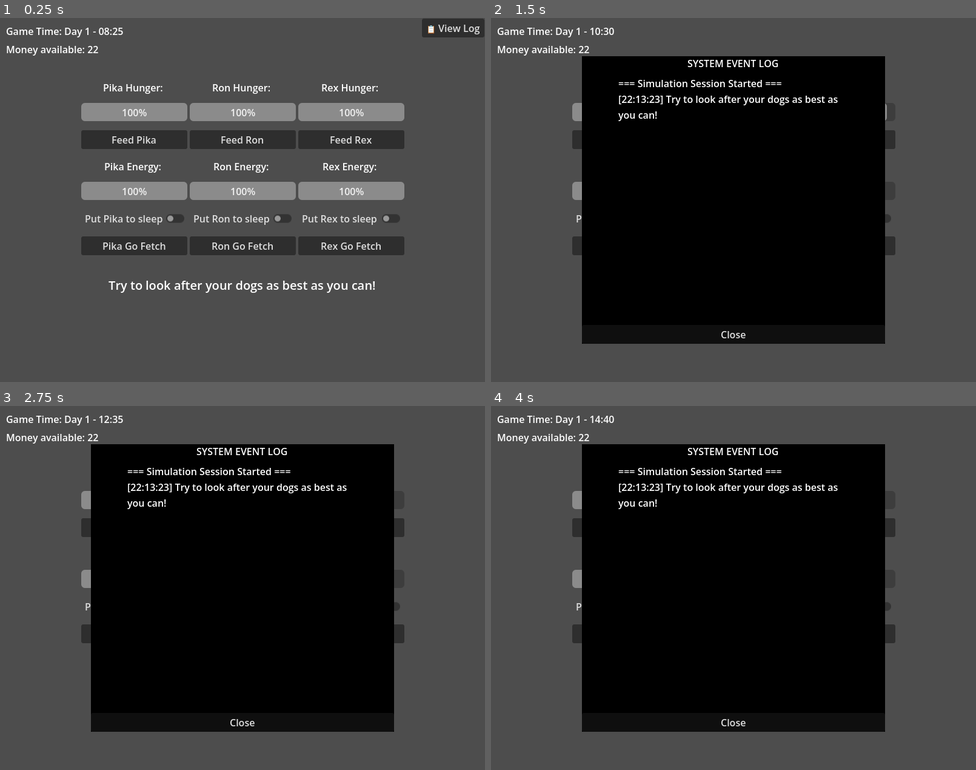
Above: before the commit, frames 1-4 (two rows, left to right).
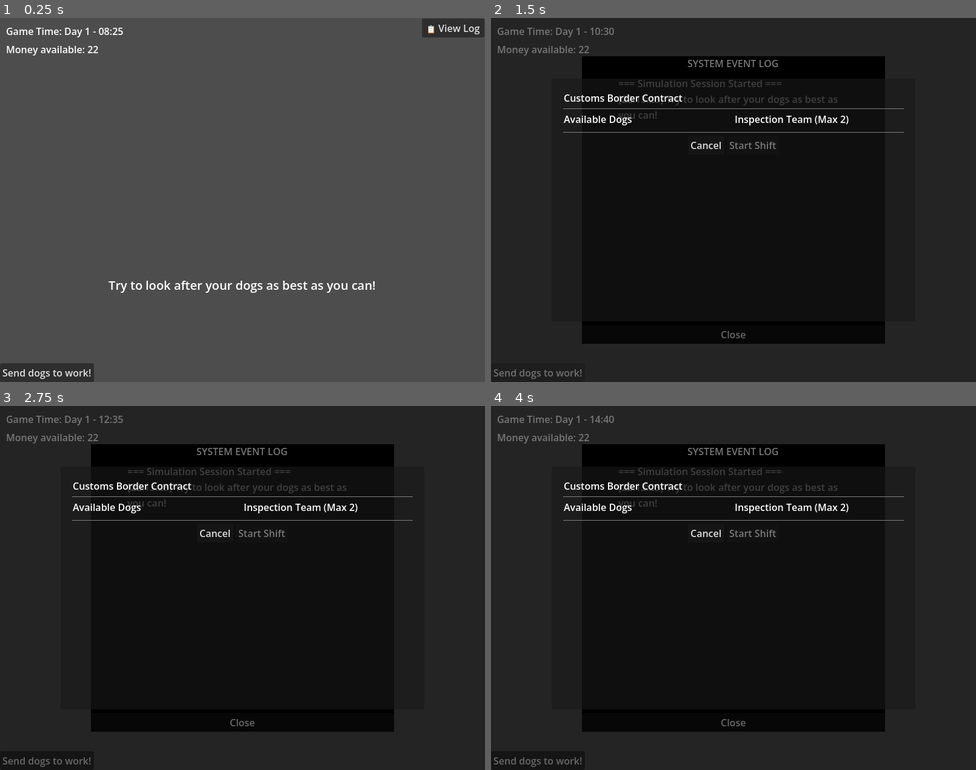
Above: after the commit, the same moments.

Repository: lukaMis/kennel-simulator
Game: Godot game, scene res://scenes/main.tscn
Two runs of this game, one before a commit and one after it. Both use one fixed random seed, a clock stepped at 60 frames per second and the inputs below.
Inputs (mouse positions are in pixels of both pictures, inside the frame that each line leads up to):
- Up to frame 1 (0.25 s): no input
- Up to frame 2 (1.5 s): click "📋 View Log" at 0.5 s; click (539, 371) at 1.25 s, where only the run after the commit has a clickable "Send dogs to work!"
- Up to frame 3 (2.75 s): click (135, 635) at 2 s, where only the run before the commit has a clickable "Pika Go Fetch"
- Up to frame 4 (4 s): click (626, 635) at 2.75 s, where only the run before the commit has a clickable "Pika Go Fetch"; click (733, 635) at 3.5 s, where only the run before the commit has a clickable "Ron Go Fetch"

The runs differ from the first frame. In frame 1, 15% of the frame differs, in the area x 0-84%, y 18-100%; in frame 2, 52%, in the area x 0-100%, y 0-100%; in frame 3, 52%; in frame 4, 52%.

Commit message:
working on customs mini game

Diff:
--- a/project.godot
+++ b/project.godot
@@ -17,7 +17,7 @@
 
 [autoload]
 
-GlobalState="*uid://drq0il4l50c1d"
+GlobalState="*uid://b0gvtb73beosj"
 TimeEngine="*uid://3j34aeiqdyq"
 
 [display]
--- a/scenes/customs_staging_modal.tscn
+++ b/scenes/customs_staging_modal.tscn
@@ -64,7 +64,9 @@
 size_flags_vertical = 3
 
 [node name="RosterList" type="VBoxContainer" parent="ModalPanel/MarginContainer/VBoxContainer/ContentSplit/LeftColumn/ScrollContainer" unique_id=962234618]
+custom_minimum_size = Vector2(175, 200)
 layout_mode = 2
+size_flags_vertical = 3
 
 [node name="RightColumn" type="VBoxContainer" parent="ModalPanel/MarginContainer/VBoxContainer/ContentSplit" unique_id=298975624]
 layout_mode = 2
--- /dev/null
+++ b/scenes/global_state.tscn
@@ -0,0 +1,11 @@
+[gd_scene format=3 uid="uid://b0gvtb73beosj"]
+
+[ext_resource type="Script" uid="uid://drq0il4l50c1d" path="res://scripts/global_state.gd" id="1_nvx4l"]
+[ext_resource type="Script" uid="uid://om7m07qj2rid" path="res://scripts/dog_resource.gd" id="2_6crnw"]
+[ext_resource type="Resource" uid="uid://d16mksddef2hp" path="res://dogs/dog_pika.tres" id="3_dvsu2"]
+[ext_resource type="Resource" uid="uid://cvejnhg2jd3n7" path="res://dogs/dog_ron.tres" id="4_m3iqb"]
+[ext_resource type="Resource" uid="uid://dmifi8ebbyes0" path="res://dogs/dog_rex.tres" id="5_sb3tv"]
+
+[node name="GlobalState" type="Node" unique_id=1243156716]
+script = ExtResource("1_nvx4l")
+starting_dogs = Array[ExtResource("2_6crnw")]([ExtResource("3_dvsu2"), ExtResource("4_m3iqb"), ExtResource("5_sb3tv")])
--- a/scenes/main.tscn
+++ b/scenes/main.tscn
@@ -2,15 +2,12 @@
 
 [ext_resource type="Script" uid="uid://dejq8rjpnnwa3" path="res://scripts/main.gd" id="1_0wfyh"]
 [ext_resource type="PackedScene" uid="uid://dh6w5q0wd3m03" path="res://scenes/dog_manager.tscn" id="2_tefeu"]
-[ext_resource type="Script" uid="uid://om7m07qj2rid" path="res://scripts/dog_resource.gd" id="3_choun"]
 [ext_resource type="PackedScene" uid="uid://bnwrn0w4t3egl" path="res://scenes/cash_ui.tscn" id="3_sugp2"]
 [ext_resource type="PackedScene" uid="uid://cy3ai5s8u0ecj" path="res://scenes/info_bar.tscn" id="4_jyhfs"]
-[ext_resource type="Resource" uid="uid://d16mksddef2hp" path="res://dogs/dog_pika.tres" id="4_ya4ey"]
-[ext_resource type="Resource" uid="uid://cvejnhg2jd3n7" path="res://dogs/dog_ron.tres" id="5_eb6dy"]
 [ext_resource type="PackedScene" uid="uid://b3gui258ct5wp" path="res://scenes/log_viewer.tscn" id="5_tbgi4"]
-[ext_resource type="Resource" uid="uid://dmifi8ebbyes0" path="res://dogs/dog_rex.tres" id="6_trceg"]
 [ext_resource type="PackedScene" uid="uid://73n8b5xknedp" path="res://scenes/game_time_display.tscn" id="10_choun"]
 [ext_resource type="PackedScene" uid="uid://bvlsgluajwywe" path="res://scenes/day_summary_ui.tscn" id="11_ya4ey"]
+[ext_resource type="PackedScene" uid="uid://ducgn8p15ewwv" path="res://scenes/customs_staging_modal.tscn" id="12_trceg"]
 
 [node name="Main" type="Node" unique_id=782063]
 script = ExtResource("1_0wfyh")
@@ -25,15 +22,16 @@
 offset_bottom = 140.0
 grow_horizontal = 2
 alignment = 1
-array_of_dogs = Array[ExtResource("3_choun")]([ExtResource("4_ya4ey"), ExtResource("5_eb6dy"), ExtResource("6_trceg")])
 
-[node name="CashUI" parent="." unique_id=214257894 instance=ExtResource("3_sugp2")]
+[node name="UILayer" type="CanvasLayer" parent="." unique_id=1354526797]
+
+[node name="CashUI" parent="UILayer" unique_id=214257894 instance=ExtResource("3_sugp2")]
 offset_left = 10.0
 offset_top = 40.0
 offset_right = 170.0
 offset_bottom = 65.0
 
-[node name="InfoBar" parent="." unique_id=774993481 instance=ExtResource("4_jyhfs")]
+[node name="InfoBar" parent="UILayer" unique_id=774993481 instance=ExtResource("4_jyhfs")]
 custom_minimum_size = Vector2(800, 30)
 anchors_preset = 5
 anchor_left = 0.5
@@ -44,7 +42,7 @@
 offset_bottom = 456.0
 grow_horizontal = 2
 
-[node name="LogViewer" parent="." unique_id=873212913 instance=ExtResource("5_tbgi4")]
+[node name="LogViewer" parent="UILayer" unique_id=873212913 instance=ExtResource("5_tbgi4")]
 anchors_preset = 15
 anchor_left = 0.0
 anchor_top = 0.0
@@ -52,13 +50,13 @@
 anchor_bottom = 1.0
 mouse_filter = 2
 
-[node name="ModalPanel" parent="LogViewer" index="0" unique_id=1728552694]
+[node name="ModalPanel" parent="UILayer/LogViewer" index="0" unique_id=1728552694]
 offset_right = 250.0
 
-[node name="VBoxContainer" parent="LogViewer/ModalPanel" index="0" unique_id=1486800141]
+[node name="VBoxContainer" parent="UILayer/LogViewer/ModalPanel" index="0" unique_id=1486800141]
 theme_override_constants/separation = 10
 
-[node name="ButtonLogOpen" parent="LogViewer" index="1" unique_id=1471355034]
+[node name="ButtonLogOpen" parent="UILayer/LogViewer" index="1" unique_id=1471355034]
 anchors_preset = 1
 anchor_left = 1.0
 anchor_right = 1.0
@@ -68,12 +66,23 @@
 offset_bottom = 32.0
 grow_horizontal = 0
 
-[node name="GameTimeDisplay" parent="." unique_id=1332994588 instance=ExtResource("10_choun")]
+[node name="GameTimeDisplay" parent="UILayer" unique_id=1332994588 instance=ExtResource("10_choun")]
 offset_left = 10.0
 offset_top = 10.0
 offset_right = 50.0
 offset_bottom = 50.0
 
-[node name="DaySummaryUI" parent="." unique_id=1315909635 instance=ExtResource("11_ya4ey")]
+[node name="DaySummaryUI" parent="UILayer" unique_id=1315909635 instance=ExtResource("11_ya4ey")]
 
-[editable path="LogViewer"]
+[node name="WorkButton" type="Button" parent="UILayer" unique_id=641046562]
+anchors_preset = 2
+anchor_top = 1.0
+anchor_bottom = 1.0
+offset_top = -31.0
+offset_right = 155.0
+grow_vertical = 0
+text = "Send dogs to work!"
+
+[node name="CustomsStagingModal" parent="UILayer" unique_id=1030715036 instance=ExtResource("12_trceg")]
+
+[editable path="UILayer/LogViewer"]
--- a/scripts/customs_staging_modal.gd
+++ b/scripts/customs_staging_modal.gd
@@ -22,21 +22,29 @@
 
 
 # Call this from your Main scene when the player clicks the "Work" button
-func open_modal(dogs: Array[DogResource]) -> void:
+#func open_modal(dogs: Array[DogResource]) -> void:
+func open_modal() -> void:
 	show()
 	selected_team.clear()
-	_populate_roster(dogs)
+	#_populate_roster(dogs)
+	_populate_roster(GlobalState.master_dog_roster)
 	_update_ui()
 
 
 func _populate_roster(dogs: Array[DogResource]) -> void:
+	print("DEBUG: _populate_roster running. Creating Buttons.") # <--- ADD THIS
+	# Debug: Print how many dogs are in the array
+	print("Populating roster with ", dogs.size(), " dogs.")
+	print("I am adding buttons to: ", roster_list.get_path())
+	#return
 	# Clear old UI children
 	for child in roster_list.get_children():
 		child.queue_free()
 
 	for dog in dogs:
 		var btn = Button.new()
-		btn.text = "%s (Energy: %d)" % [dog.dog_name, dog.energy]
+		#btn.text = "%s (Energy: %d)" % [dog.dog_name, dog.energy]
+		btn.text = "%s (Energy: %d)" % [dog.name, dog.energy]
 
 		# Stat Validation: Lock out exhausted or sleeping dogs
 		if dog.energy < 20.0 or dog.is_sleeping:
@@ -84,11 +92,41 @@
 	_generate_cargo_queue()
 
 	# 4. Halt time and swap scenes (Phase 4)
+	# 4. Halt the TimeEngine clock by setting its internal running boolean flag to false
+	GlobalState.game_is_running = false
 	TimeEngine.process_mode = Node.PROCESS_MODE_DISABLED
-	get_tree().change_scene_to_file("res://scenes/customs_inspector.tscn")
+	#get_tree().change_scene_to_file("res://scenes/customs_inspector.tscn")
 
 
 # Placeholder for Phase 3
 func _generate_cargo_queue() -> void:
 	print("Generating cargo queue based on GameConstants...")
+	# Clean slate safety check
+	GlobalState.shift_cargo_queue.clear()
+
+	# Set the quota and base payout for the contract from our constants
+	GlobalState.shift_quota = GameConstants.CUSTOMS_QUOTA
+	GlobalState.shift_current_payout = GameConstants.CUSTOMS_BASE_PAYOUT
+
+	# Loop through our required quota count to build individual packages
+	for i in range(GameConstants.CUSTOMS_QUOTA):
+		var package: Dictionary = {
+			"is_contraband": false,
+			"contraband_type": "Safe",
+			"visual_sprite_id": randi_range(1, 4), # Picks a random box layout
+		}
+		# Roll against our 30% contraband constant
+		if randf() < GameConstants.CUSTOMS_CONTRABAND_CHANCE:
+			package["is_contraband"] = true
+
+			# Roll a 50/50 split on whether the contraband is Organic or Mineral
+			if randf() < 0.5:
+				package["contraband_type"] = "Organic"
+			else:
+				package["contraband_type"] = "Mineral"
+
+		# Push our finished data packet into the global array bridge
+		GlobalState.shift_cargo_queue.append(package)
+
+	print("Successfully generated cargo queue. Total items: ", GlobalState.shift_cargo_queue.size())
 	# Math will go here
--- a/scripts/dog_manager.gd
+++ b/scripts/dog_manager.gd
@@ -1,6 +1,6 @@
 extends HBoxContainer
 
-@export var array_of_dogs: Array[DogResource] = []
+#@export var array_of_dogs: Array[DogResource] = []
 @export var dog_ui_template: PackedScene
 
 # Keep an internal list of the UI nodes we spawn so we can update them later
@@ -9,9 +9,17 @@
 
 # Called when the node enters the scene tree for the first time.
 func _ready() -> void:
+	#var _my_dogs = GlobalState.master_dog_roster
 	# 2. Loop through the array and build the kennel automatically
-	for dog_data in array_of_dogs:
-		_spawn_dog(dog_data)
+	#for dog_data in array_of_dogs:
+	#_spawn_dog(dog_data)
+	#for dog_data in _my_dogs:
+	#_spawn_dog(dog_data)
+
+	# Loop directly over the Autoload array to build the kennel
+	for dog_data in GlobalState.master_dog_roster:
+		#_spawn_dog(dog_data)
+		pass
 
 	# NEW: Tune into the cosmic broadcast!
 	# Every time the TimeEngine emits an hour_passed signal, tick the dogs.
@@ -21,7 +29,11 @@
 
 
 func wake_and_rest_all_dogs() -> void:
-	for dog in array_of_dogs:
+	#for dog in array_of_dogs:
+	#dog.wake_and_rest_dog()
+
+	# Call the Autoload directly
+	for dog in GlobalState.master_dog_roster:
 		dog.wake_and_rest_dog()
 
 	# Update visual bars for all UIs
@@ -31,6 +43,7 @@
 
 
 func _spawn_dog(dog_data: DogResource) -> void:
+	print("DEBUG: _spawn_dog running. Creating TextureRects from template.") # <--- ADD THIS
 	# Instantiate a brand new DogUI scene from the template
 	var new_ui = dog_ui_template.instantiate()
 
@@ -46,7 +59,10 @@
 
 func _on_time_engine_hour_passed(_current_hour: int) -> void:
 	# Tick stats for all data files
-	for dog_data in array_of_dogs:
+	#for dog_data in array_of_dogs:
+	#dog_data.tick_stats()
+	# Tick stats for all data files directly in the Autoload
+	for dog_data in GlobalState.master_dog_roster:
 		dog_data.tick_stats()
 
 		# Optional: Keep the console prints for debugging!
--- a/scripts/global_state.gd
+++ b/scripts/global_state.gd
@@ -6,6 +6,17 @@
 signal game_info_update(new_game_info: String)
 signal run_state_changed(game_is_running: bool)
 
+# The master list of all dogs you own. This survives all scene changes!
+#var master_dog_roster: Array[DogResource] = []
+#@export var master_dog_roster: Array[DogResource] = []
+#
+# This creates the slot in the Inspector for you to drag and drop your files
+@export var starting_dogs: Array[DogResource] = []
+
+#
+# This remains your working list that survives scene changes
+var master_dog_roster: Array[DogResource] = []
+#
 var cash: int = GameConstants.STARTING_CASH
 var game_info: String = "Try to look after your dogs as best as you can!"
 # NEW: The in-memory buffer tracking all gameplay logs
@@ -23,6 +34,11 @@
 
 
 func _ready() -> void:
+	# Duplicate the exported array into your master roster.
+	# We use .duplicate() so if dogs gain/lose energy, it doesn't accidentally
+	# overwrite your default resource files in the editor!
+	master_dog_roster = starting_dogs.duplicate()
+
 	# Clear out any logs from a previous play session by opening with WRITE mode
 	var file = FileAccess.open(GameConstants.LOG_FILE_PATH, FileAccess.WRITE)
 	if file:
--- a/scripts/main.gd
+++ b/scripts/main.gd
@@ -1,17 +1,33 @@
 extends Node
 
 @onready var dog_manager = $DogManager
-@onready var cash_ui = $CashUI
-@onready var info_bar = $InfoBar
-@onready var day_summary_ui: Control = $DaySummaryUI
+@onready var cash_ui = $UILayer/CashUI
+@onready var info_bar = $UILayer/InfoBar
+@onready var day_summary_ui: Control = $UILayer/DaySummaryUI
+@onready var staging_modal: ColorRect = $UILayer/CustomsStagingModal
+@onready var work_button: Button = $UILayer/WorkButton
 
 
 func _ready() -> void:
 	# Tune into the time engine's daily broadcast
 	TimeEngine.day_passed.connect(_on_day_passed)
 
+	# 1. Connect the new work button!
+	work_button.pressed.connect(_on_work_button_pressed)
+
 
 func _on_day_passed(current_day: int) -> void:
-	var active_dog_count: int = dog_manager.array_of_dogs.size()
+	#var active_dog_count: int = dog_manager.array_of_dogs.size()
+	var active_dog_count: int = GlobalState.master_dog_roster.size()
 	# Trigger the phase shift
 	day_summary_ui.trigger_summary(current_day, active_dog_count)
+
+
+func _on_work_button_pressed() -> void:
+	#staging_modal.show()
+	#staging_modal.open_modal()
+	# 1. Open the modal
+	staging_modal.show()
+	# 2. Force it to refresh its content
+	staging_modal._populate_roster(GlobalState.master_dog_roster)
+	pass
